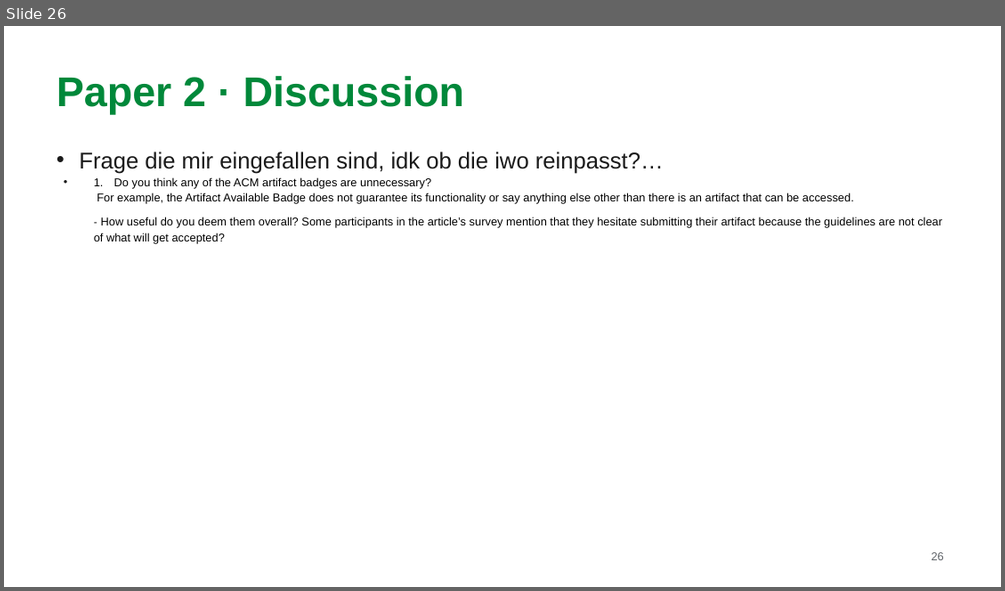
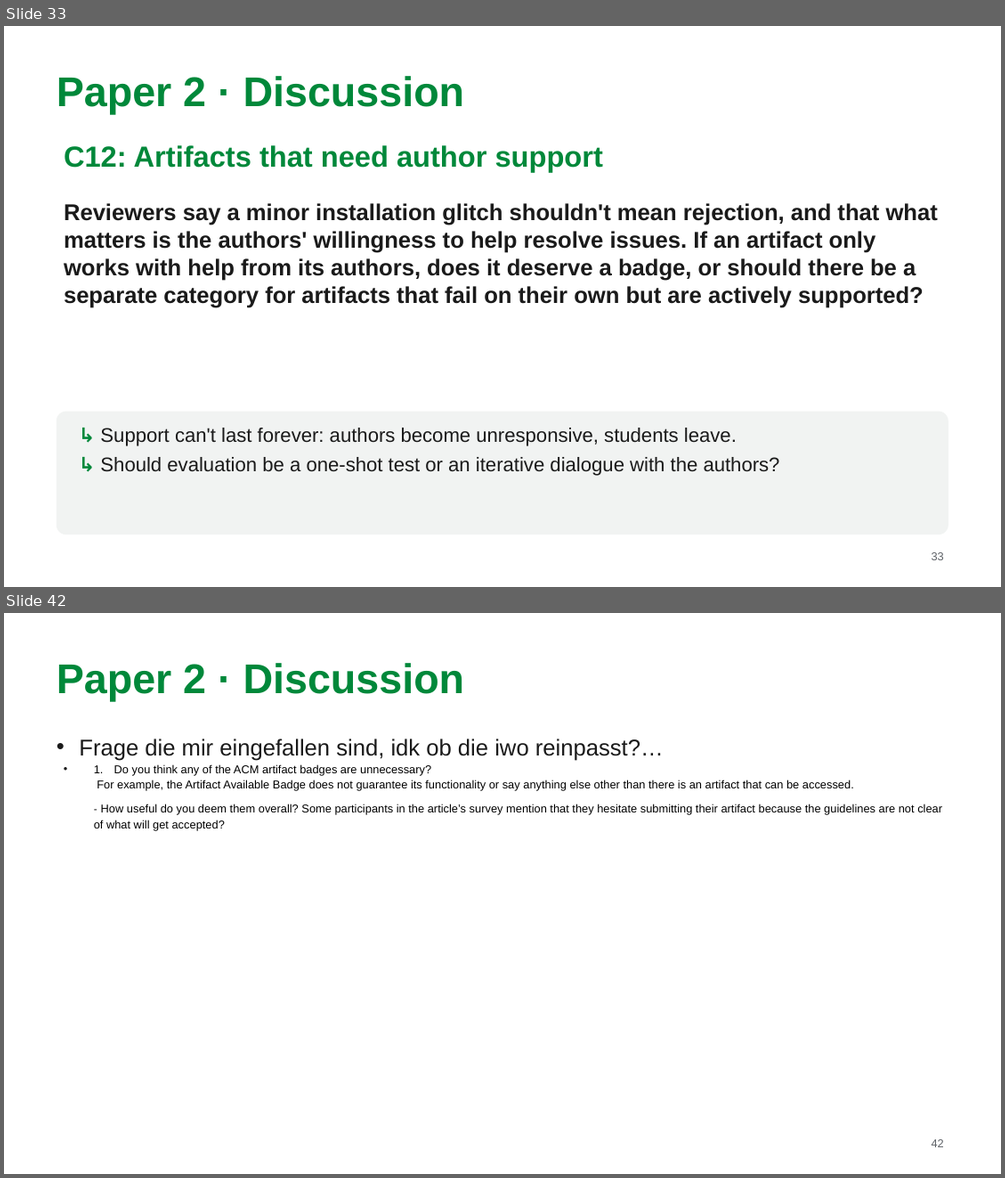
Before and after one commit to MarkAndreDuesing/Reprod_Docs_And_Notes, a slide deck: Vorl_2/slides/lecture2-team-paper2.pptx. Shown one above the other, each under a label of ours: slide 26 before the commit, slides 33 and 42 after it; the slides between them are not shown. The pictures are 1005x591 and 1005x1178 pixels, drawn with LibreOffice and Linux fonts; fonts in the diff are those of the drawing. Boxes give left, top, right and bottom in pixels: in the first picture for what was removed or moved away, otherwise in the second. Text is boxed around its words. In the diff, an @@ line names an element or a change of style, - is before the commit and + after.

```diff
--- a/Vorl_2/slides/lecture2-team-paper2.pptx
+++ b/Vorl_2/slides/lecture2-team-paper2.pptx
@@ slide 33 added at (x1=4, y1=26, x2=1001, y2=587), background #FFFFFF @@
@@ text added at (x1=57, y1=76, x2=465, y2=114), 40 pt, text #00883A, bold @@
+Paper 2 · Discussion
@@ text added at (x1=64, y1=145, x2=603, y2=172), 28 pt, text #00883A, bold @@
+C12: Artifacts that need author support
@@ text added at (x1=64, y1=203, x2=938, y2=308), 22 pt, text #1A1A1A, bold @@
+Reviewers say a minor installation glitch shouldn't mean rejection, and that what matters is the authors' willingness to help resolve issues. If an artifact only works with help from its authors, does it deserve a badge, or should there be a separate category for artifacts that fail on their own but are actively supported?
@@ rounded rectangle added at (x1=57, y1=411, x2=948, y2=534), fill #F1F3F2 @@
@@ text added at (x1=100, y1=427, x2=780, y2=475), 19 pt, text #1A1A1A @@
+↳ Support can't last forever: authors become unresponsive, students leave.
+↳ Should evaluation be a one-shot test or an iterative dialogue with the authors?
@@ page number added at (x1=931, y1=552, x2=944, y2=560), 11 pt, text #5F6368 @@
+33
@@ what was slide 26 is now slide 42 @@
@@ page number at (x1=931, y1=1139, x2=944, y2=1147): text changed @@
-26
+42
```
Also in this commit, not shown: 19 slides changed, 17 other slides added, 1 slide removed, 2 other files.
